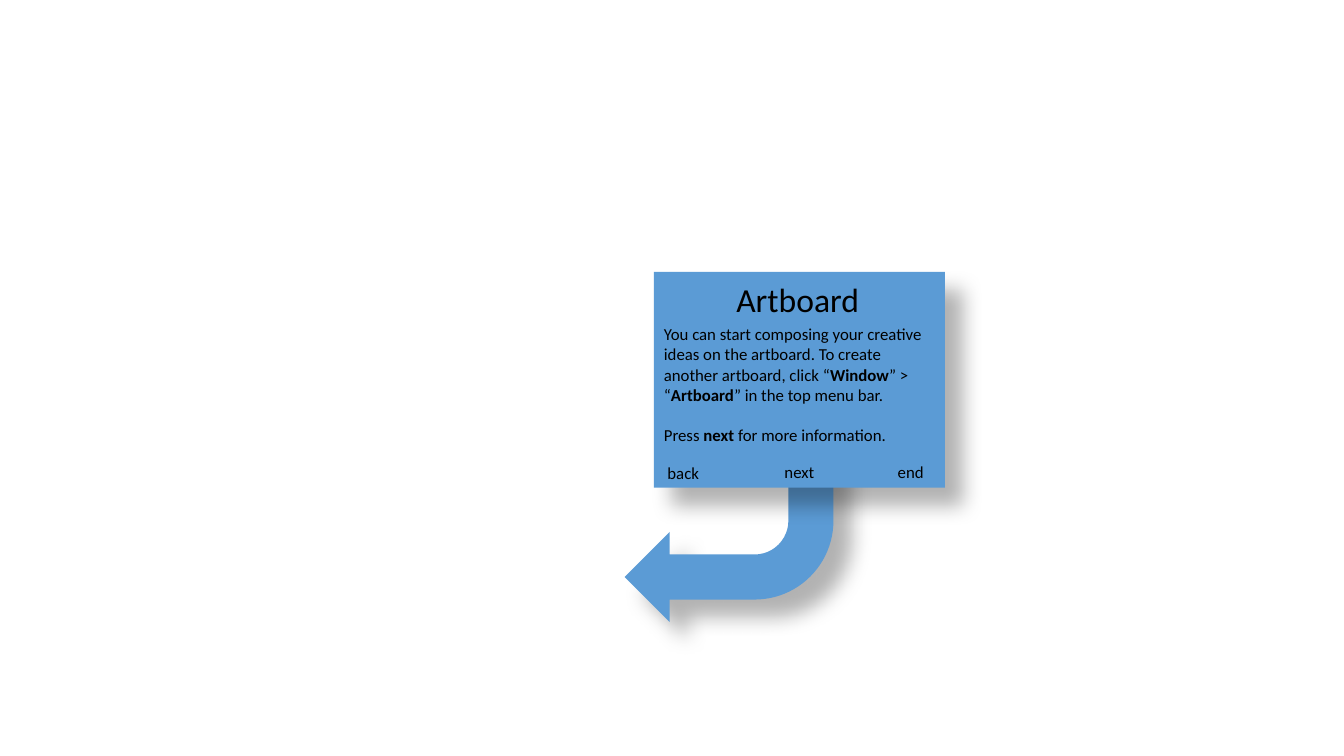
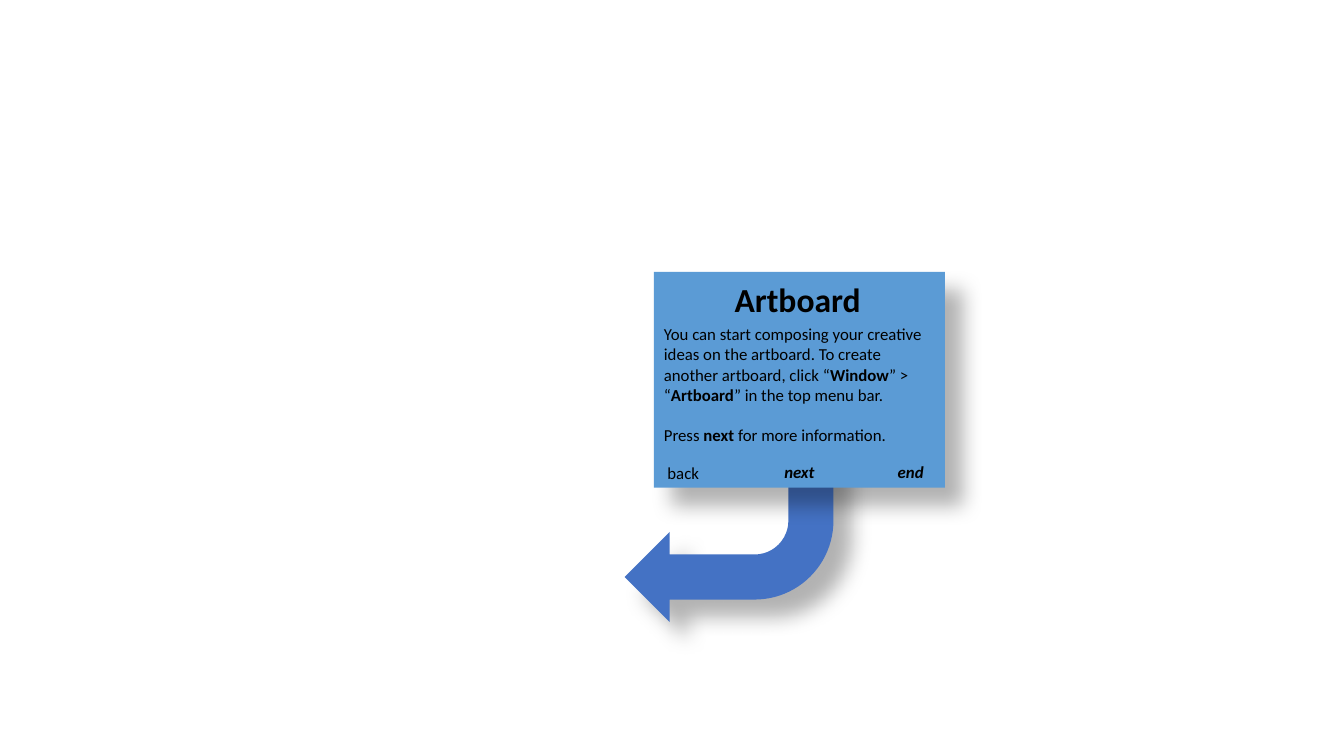
Before and after one commit to ZoeLawson/mcc_tools_tech, a slide deck: slide 2 of Week04-Tours/Homework/meghana_week4_homework/meghana_week4_homework.pptx. Drawn at 1344x756 pixels with LibreOffice and Linux fonts; fonts in the diff are those of the drawing; background and template pictures are left out. Boxes give left, top, right and bottom in pixels: in the first picture for what was removed or moved away, otherwise in the second. Text is boxed around its words. In the diff, an @@ line names an element or a change of style, - is before the commit and + after.

```diff
--- a/Week04-Tours/Homework/meghana_week4_homework/meghana_week4_homework.pptx
+++ b/Week04-Tours/Homework/meghana_week4_homework/meghana_week4_homework.pptx
@@ text "Artboard" at <box>735,288,861,313</box>: bold on @@
@@ bent arrow at <box>625,442,834,622</box>: fill #5B9BD5 to #4472C4 @@
@@ text "next" at <box>784,467,814,478</box>: bold on, italic on @@
@@ text "end" at <box>898,466,924,478</box>: bold on, italic on @@
```
Also in this commit, not shown: 2 other slides changed, 3 slides added, 4 slides removed, 1 other file.
